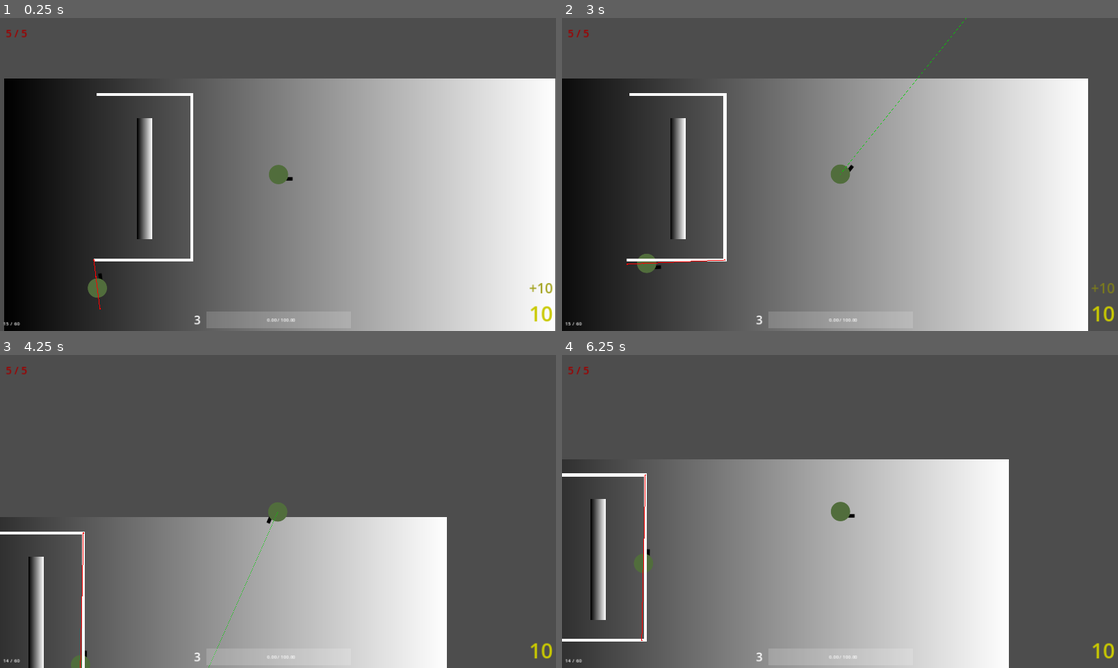
Above: before the commit, frames 1-4 (two rows, left to right).
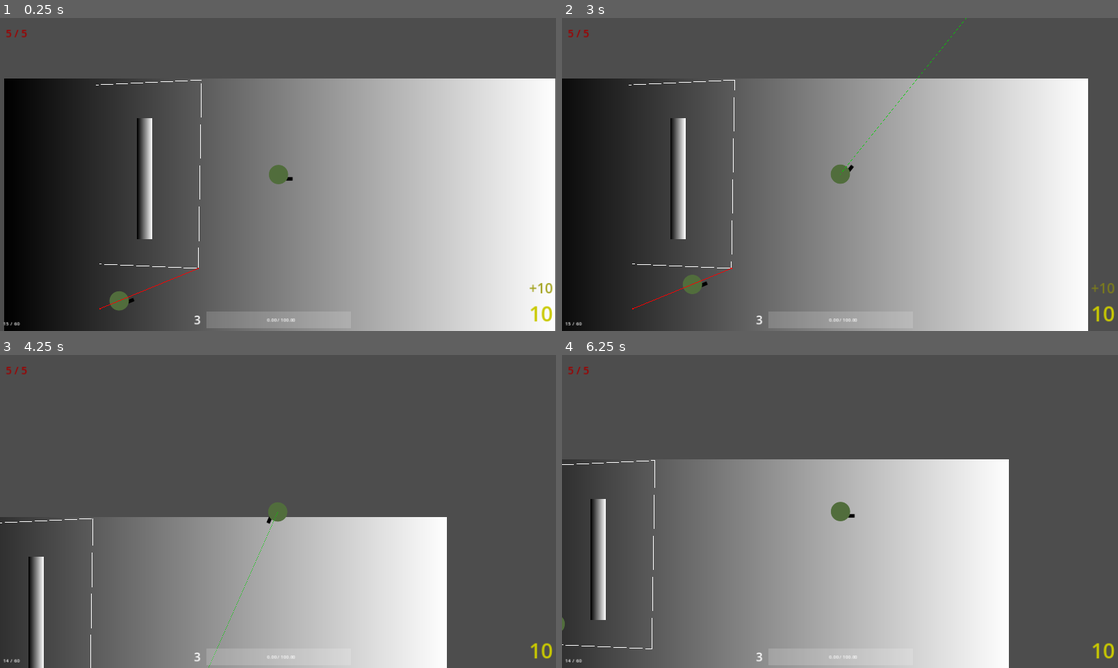
Above: after the commit, the same moments.

Repository: GrandOichii/neon-skies-godot
Game: Godot game, scene res://scenes/root.tscn
Two runs of this game, one before a commit and one after it. Both use one fixed random seed, a clock stepped at 60 frames per second and the inputs below.
Inputs (mouse positions are in pixels of both pictures, inside the frame that each line leads up to):
- Up to frame 1 (0.25 s): no input
- Up to frame 2 (3 s): move the mouse to (962, 158) at 0.52 s; hold D (right) 0.53-1.25 s; hold I (dev-im-toggle) 0.53-1.25 s; click (778, 61) at 1.27 s; tap Enter at 2 s; move the mouse to (728, 190) at 2.02 s; hold S (down) 2.03-2.78 s; click (728, 190) at 2.1 s; tap Space (reload) at 2.75 s; move the mouse to (895, 105) at 2.77 s; hold D (right) from 2.78 s (still down); hold I (dev-im-toggle) from 2.78 s (still down)
- Up to frame 3 (4.25 s): move the mouse to (250, 574) at 3.52 s; release D (right) at 3.53 s; release I (dev-im-toggle) at 3.53 s; hold W (up) from 3.53 s (still down); click (250, 574) at 3.6 s
- Up to frame 4 (6.25 s): move the mouse to (1006, 558) at 4.27 s; release W (up) at 4.28 s; hold I (dev-im-toggle) 4.28-5.03 s; hold A (left) 4.28-5.78 s; tap Enter at 5 s; move the mouse to (673, 464) at 5.02 s; click (673, 464) at 5.1 s; tap Space (reload) at 5.75 s; move the mouse to (867, 511) at 5.77 s; hold S (down) from 5.78 s (still down); hold I (dev-im-toggle) from 5.78 s (still down)

The runs differ from the first frame. In frame 1, 1.1% of the frame differs, in the area x 15-37%, y 19-94%; in frame 2, 1.1%, in the area x 11-32%, y 19-94%; in frame 3, 0.6%; in frame 4, 0.9%.

Commit message:
Fixed patrol point positions not accounting for global position

Diff:
--- a/enemies/controllers/behaviors/variations/Patrol.gd
+++ b/enemies/controllers/behaviors/variations/Patrol.gd
@@ -52,7 +52,7 @@
 		if pd < d or i == 0:
 			d = pd
 			_current = i
-	controller.move_target = patrol_line_node.get_point_position(_current)
+	controller.move_target = patrol_line_node.global_position + patrol_line_node.get_point_position(_current)
 
 func eb_physics_process(delta: float):
 	super.eb_physics_process(delta)
@@ -70,4 +70,4 @@
 		if _current < 0 or _current >= s:
 			_step *= -1
 			_current += 2 * _step
-	controller.move_target = patrol_line_node.get_point_position(_current)
+	controller.move_target = patrol_line_node.global_position + patrol_line_node.get_point_position(_current)
--- a/scenes/root.tscn
+++ b/scenes/root.tscn
@@ -275,11 +275,10 @@
 [node name="Controller" parent="Enemies/Enemy" index="0"]
 consider_reached_distance = 20.0
 
-[node name="Patrol" parent="Enemies/Enemy/Controller/Behaviors" index="0"]
-initial_patrol_type = 2
-
 [node name="PatrolLine" parent="Enemies/Enemy/Controller/Behaviors/Patrol" index="0"]
-points = PackedVector2Array(-633, -531, -303, -531, -303, 40, -642, 40)
+position = Vector2(216, -192)
+points = PackedVector2Array(-851, -372, -486, -389, -497, 261, -840, 246)
+width = 2.0
 
 [node name="Sprite2D" parent="Enemies/Enemy" index="1"]
 rotation = -1.17819
